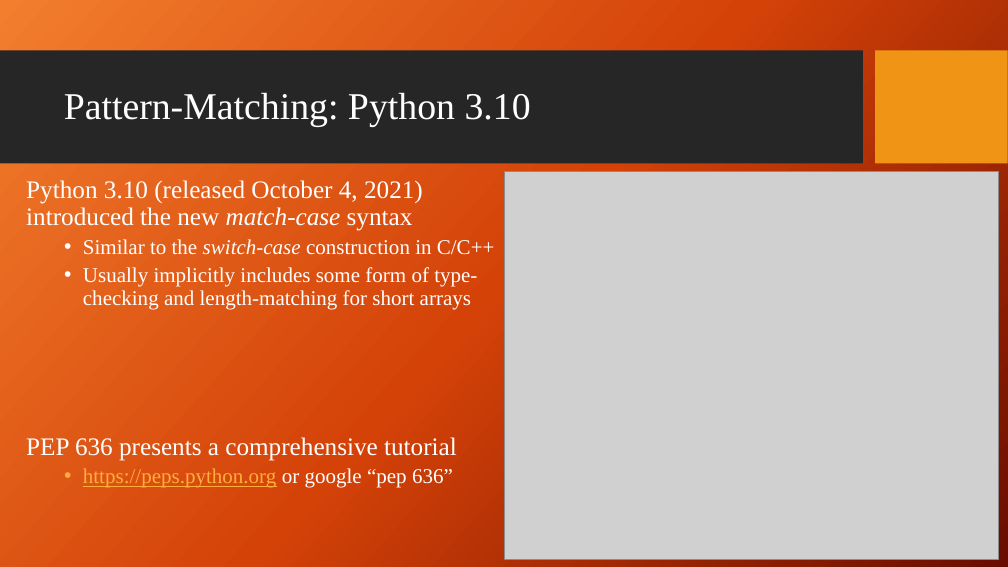
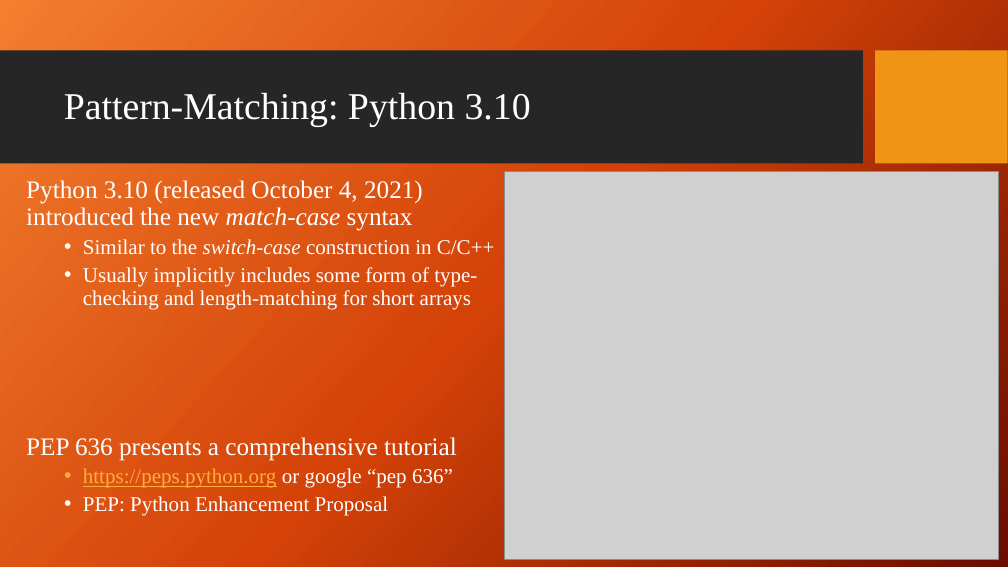
Before and after one commit to giganano/PythonBootcamp, a slide deck: slide 30 of slides/review.pptx. Drawn at 1008x567 pixels with LibreOffice and Linux fonts; fonts in the diff are those of the drawing; grey boxes stand for pictures; background and template pictures are left out. Boxes give left, top, right and bottom in pixels: in the first picture for what was removed or moved away, otherwise in the second. Text is boxed around its words. In the diff, an @@ line names an element or a change of style, - is before the commit and + after.

```diff
--- a/slides/review.pptx
+++ b/slides/review.pptx
@@ text at <box>83,496,389,516</box>: paragraph added @@
+  • PEP: Python Enhancement Proposal
```
Also in this commit, not shown: 10 other slides changed, 2 other files.
